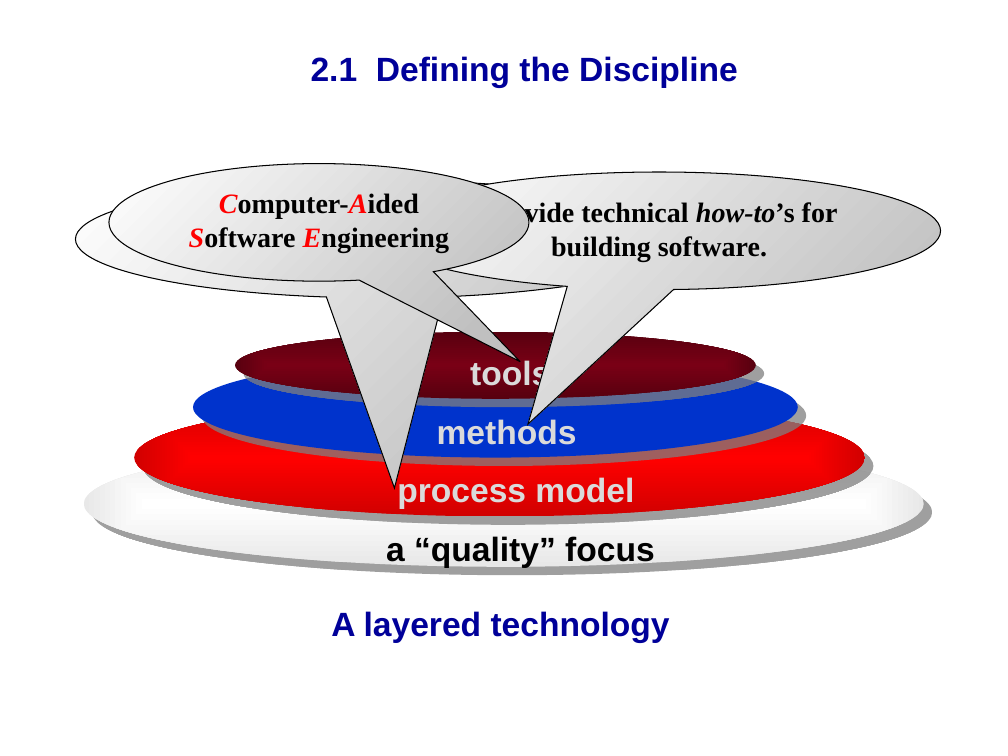
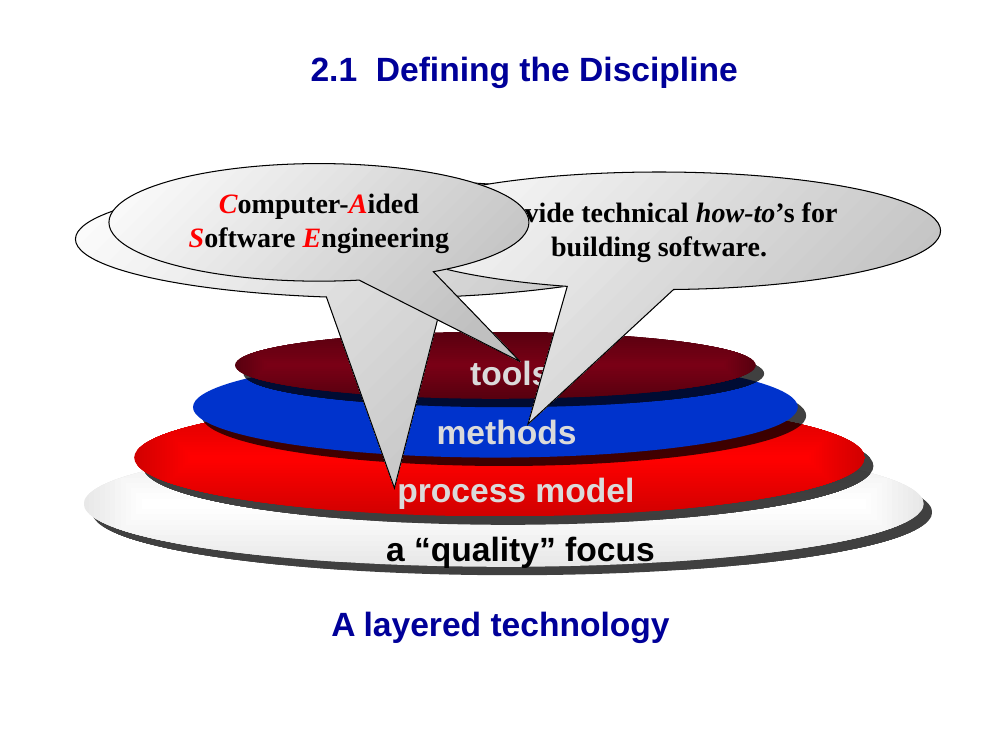
Before and after one commit to hexmSeeU/Software-Engineering, a slide deck: slide 3 of 第八版/SE02.ppt. Drawn at 1008x756 pixels with LibreOffice and Linux fonts; fonts in the diff are those of the drawing; background and template pictures are left out. Boxes give left, top, right and bottom in pixels: in the first picture for what was removed or moved away, otherwise in the second. Text is boxed around its words. In the diff, an @@ line names an element or a change of style, - is before the commit and + after.

```diff
--- a/第八版/SE02.ppt
+++ b/第八版/SE02.ppt
@@ shadow changed in 4 elements at (x1=84, y1=440, x2=923, y2=566), (x1=134, y1=399, x2=865, y2=517), (x1=193, y1=357, x2=797, y2=458), (x1=235, y1=332, x2=756, y2=399) @@
```
Also in this commit, not shown: 2 other files.
